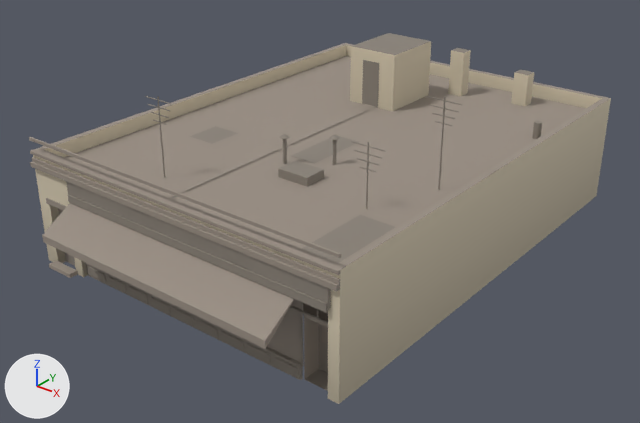
Before and after pictures for a commit that changed the glTF model assets/models/buildings/taxpayer_a.glb.
Rendered twice from a 50 mm camera at (21.1, -18.0, 17.7) aimed at (0.3, 8.0, 1.5). Lighting does not change. The marker at lower left points along +X, +Y and +Z. The first picture is the older version. Vertices at exactly the same position are counted once.

The first picture shows 'taxpayer_a'.
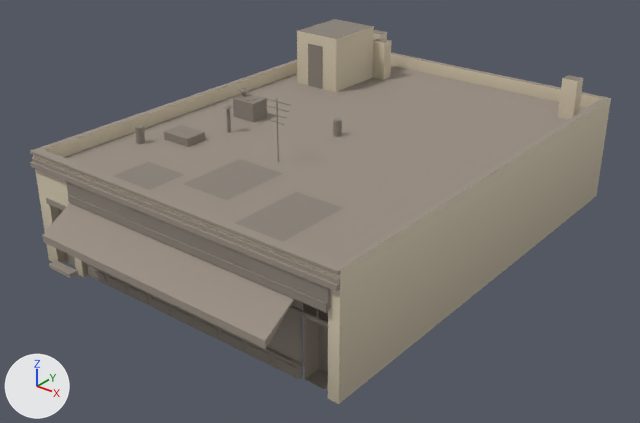
Changed parts and their boxes [x1, y1, x2, y2] in the pictures (640 x 423 px; the box of a moved part takes in the faces that stretch with it):
'taxpayer_a', reshaped
    before: [29, 33, 611, 404]
    after: [30, 19, 611, 404]
part 1 of me_taxpayer_a, moved or reshaped
    before: [350, 33, 431, 111]
    after: [297, 19, 374, 92]
part 2 of me_taxpayer_a, moved or reshaped
    before: [448, 48, 471, 96]
    after: [372, 38, 392, 80]
part 3 of me_taxpayer_a, moved or reshaped
    before: [511, 69, 534, 106]
    after: [373, 30, 387, 40]
part 4 of me_taxpayer_a, moved or reshaped
    before: [362, 60, 379, 108]
    after: [308, 44, 323, 89]
part 5 of me_taxpayer_a, moved or reshaped
    before: [532, 121, 542, 139]
    after: [333, 118, 342, 137]
part 6 of me_taxpayer_a, added
    after: [135, 125, 145, 144]
part 7 of me_taxpayer_a, moved or reshaped
    before: [278, 161, 324, 187]
    after: [233, 93, 267, 122]
part 8 of me_taxpayer_a, moved or reshaped
    before: [283, 139, 287, 164]
    after: [226, 109, 231, 133]
part 9 of me_taxpayer_a, moved or reshaped
    before: [279, 134, 290, 139]
    after: [223, 104, 233, 109]
part 10 of me_taxpayer_a, moved or reshaped (mostly hidden afterwards)
    before: [333, 140, 337, 165]
    after: [242, 92, 246, 96]
part 11 of me_taxpayer_a, moved or reshaped
    before: [329, 134, 340, 140]
    after: [239, 88, 249, 92]
part 12 of me_taxpayer_a, moved or reshaped
    before: [302, 215, 395, 263]
    after: [235, 192, 343, 242]
part 13 of me_taxpayer_a, moved or reshaped
    before: [366, 142, 369, 209]
    after: [276, 98, 279, 162]
part 14 of me_taxpayer_a, moved or reshaped
    before: [351, 141, 386, 152]
    after: [263, 97, 291, 106]
part 15 of me_taxpayer_a, moved or reshaped
    before: [357, 158, 379, 165]
    after: [268, 113, 286, 118]
part 16 of me_taxpayer_a, added
    after: [243, 96, 257, 101]
part 17 of me_taxpayer_a, deleted
    before: [29, 96, 462, 258]
part 18 of me_taxpayer_a, moved or reshaped
    before: [125, 104, 376, 253]
    after: [113, 125, 284, 248]
part 19 of me_taxpayer_a, added (beige)
    after: [558, 75, 583, 120]
part 20 of me_taxpayer_a, edited (looks the same)
    both: [64, 74, 586, 249]

Patch to the scene script:
```diff
--- a/assets/models/buildings/taxpayer_a.glb.py
+++ b/assets/models/buildings/taxpayer_a.glb.py
@@ me_taxpayer_a @@
 # used by ob_taxpayer_a; location = (0.0, 0.0, 0.0)
-me_taxpayer_a.from_pydata(...)  # 1850 vertices, 1905 faces; spans x -7.5..7.5, y -1.5..20.0, z 0.0..7.8
+me_taxpayer_a.from_pydata(...)  # 1810 vertices, 1853 faces; spans x -7.5..7.5, y -1.5..20.0, z 0.0..6.9
+# me_taxpayer_a part 1: the loose piece of 8 vertices spanning x -2.5..-0.1, y 13.8..16.8, z 4.2..6.8 is moved by (-3.7, 0.6, 0.0)
+# me_taxpayer_a part 2: the loose piece of 8 vertices spanning x 0.5..1.2, y 17.6..18.2, z 4.2..6.4 is moved by (-4.3, -0.2, -0.1)
+# me_taxpayer_a part 3: the loose piece of 8 vertices spanning x 3.5..4.2, y 18.2..18.8, z 4.2..5.7 is scaled about its middle by (1, 1, 1.39), then moved by (-8.1, -0.1, 0.3)
+# me_taxpayer_a part 4: the loose piece of 4 vertices spanning x -1.8..-0.9, y 13.8, z 4.2..6.3 is moved by (-3.7, 0.6, 0.0)
+# me_taxpayer_a part 5: the loose piece of 16 vertices spanning x 6.3..6.6, y 14.6..15.0, z 4.2..4.9 is moved by (-6.7, -5.0, 0.0)
+# me_taxpayer_a part 6: the loose piece of 16 vertices spanning x 6.3..6.6, y 14.6..15.0, z 4.2..4.9 is copied, and the copy is moved by (-12.5, -10.7, 0.0); it spans x -6.2..-5.8, y 3.9..4.3, z 4.2..4.9
+# me_taxpayer_a part 7: the loose piece of 8 vertices spanning x 0.7..2.1, y 5.0..6.0, z 4.2..4.6 is scaled about its middle by (0.857, 0.9, 2.43), then moved by (-6.1, 3.8, 0.2)
+# me_taxpayer_a part 8: the loose piece of 12 vertices spanning x 0.0..0.1, y 6.1..6.2, z 4.2..5.3 is moved by (-4.1, 1.1, 0.0)
+# me_taxpayer_a part 9: the loose piece of 16 vertices spanning x -0.2..0.3, y 5.9..6.4, z 5.3..5.5 is moved by (-4.1, 1.1, 0.0)
+# me_taxpayer_a part 10: the loose piece of 12 vertices spanning x 1.5..1.7, y 7.2..7.4, z 4.2..5.3 is moved by (-6.7, 2.1, 0.0)
+# me_taxpayer_a part 11: the loose piece of 16 vertices spanning x 1.4..1.8, y 7.1..7.5, z 5.3..5.5 is moved by (-6.7, 2.1, 0.0)
+# me_taxpayer_a part 12: the loose piece of 4 vertices spanning x 5.1..7.4, y 1.0..4.3, z 4.3 is moved by (-3.0, 0.1, 0.0)
+# me_taxpayer_a part 13: the loose piece of 8 vertices spanning x 4.9..5.0, y 4.8..4.9, z 4.2..6.7 is moved by (-5.2, 1.3, 0.1)
+# me_taxpayer_a part 14: the loose piece of 8 vertices spanning x 4.2..5.6, y 4.8..4.9, z 6.6 is moved by (-5.2, 1.3, 0.1)
+# me_taxpayer_a part 15: the loose piece of 8 vertices spanning x 4.5..5.4, y 4.8..4.9, z 6.0 is moved by (-5.2, 1.3, 0.1)
+# me_taxpayer_a part 16: a new loose piece of 20 vertices spanning x -5.0..-4.3, y 9.0..9.6, z 5.1, in mat_m_palette
+# me_taxpayer_a part 17: 13 loose pieces with 96 vertices, spanning x -7.5..7.5, y -0.1..9.8, z 4.2..7.8, are deleted
+# me_taxpayer_a part 18: 17 vertices moved within x -2.1..3.8, y -0.1, z 3.6..4.0; 4 vertices removed from x -1.6..-1.0, y 0.8..13.8, z 4.3; 16 vertices added at x -5.6..0.7, y 1.2..6.0, z 4.2..4.6
+# me_taxpayer_a part 19: 8 vertices added at x 6.1..6.8, y 17.7..18.3, z 4.2..6.1
+# me_taxpayer_a part 20: 2 faces spanning x -7.2..7.2, y 0.3..19.7, z 4.2 switch from mat_m_roof_gravel to mat_m_wood
+# other edits to the shape of me_taxpayer_a do not show in these pictures
 me_taxpayer_a.materials.append(mat_m_brick_painted)
```
